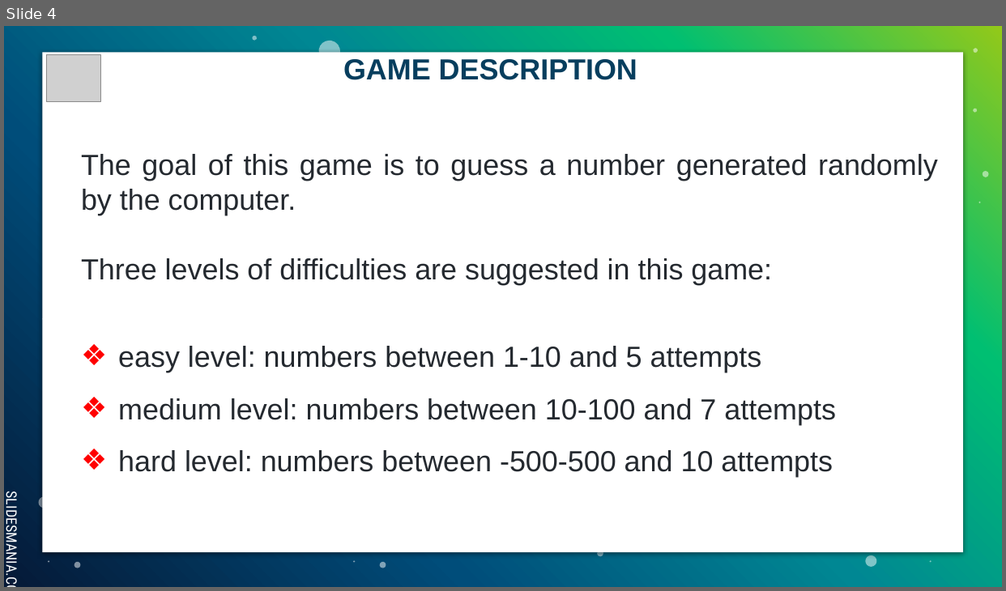
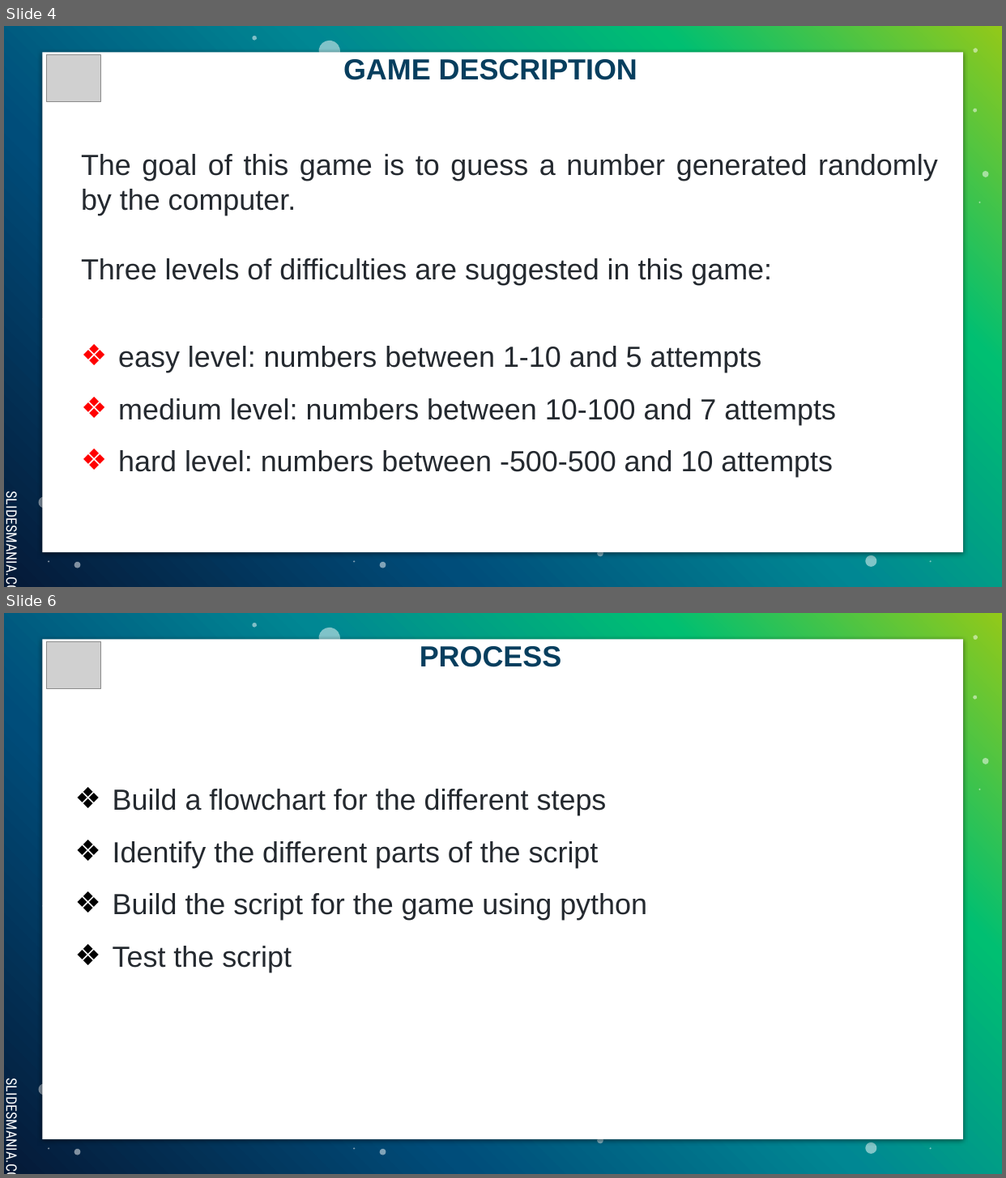
Before and after one commit to yenle2092/GameProject_GuessTheNumber, a slide deck: Revision Gusse Number.pptx. Shown one above the other, each under a label of ours: slide 4 before the commit, slides 4 and 6 after it; the slides between them are not shown. The pictures are 1006x591 and 1006x1178 pixels, drawn with LibreOffice and Linux fonts; fonts in the diff are those of the drawing; grey boxes stand for pictures. Boxes give left, top, right and bottom in pixels: in the first picture for what was removed or moved away, otherwise in the second. Text is boxed around its words. In the diff, an @@ line names an element or a change of style, - is before the commit and + after.

```diff
--- a/Revision Gusse Number.pptx
+++ b/Revision Gusse Number.pptx
@@ slide 6 added at box(4, 613, 1002, 1174), background gradient #93C919 to #00BF72 to #008793 to #004D7A to #051937; not listed: 20 template elements that a slide beside it also shows @@
@@ picture added at box(47, 641, 100, 688) @@
@@ title added at box(420, 646, 561, 667), 28 pt, text #073E5E, bold @@
+PROCESS
@@ text added at box(113, 789, 647, 973), 28 pt, text #24292F @@
+❖ Build a flowchart for the different steps
+❖ Identify the different parts of the script
+❖ Build the script for the game using python
+❖ Test the script
```
Also in this commit, not shown: 1 other slide added.
